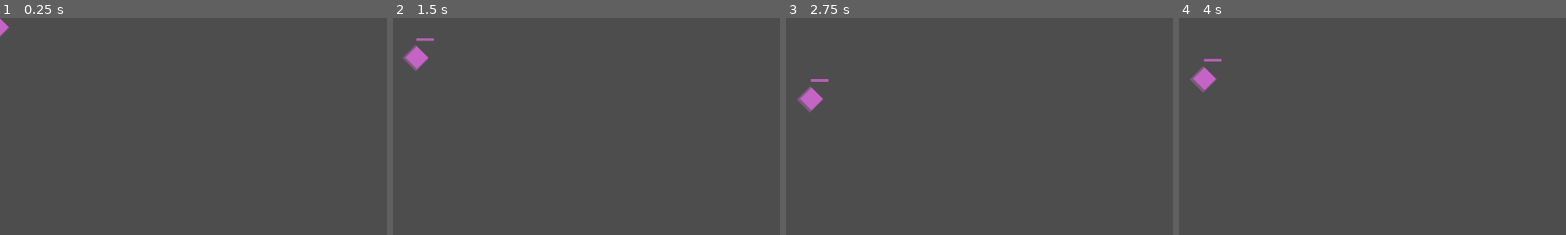
Above: before the commit, frames 1-4 (left to right).
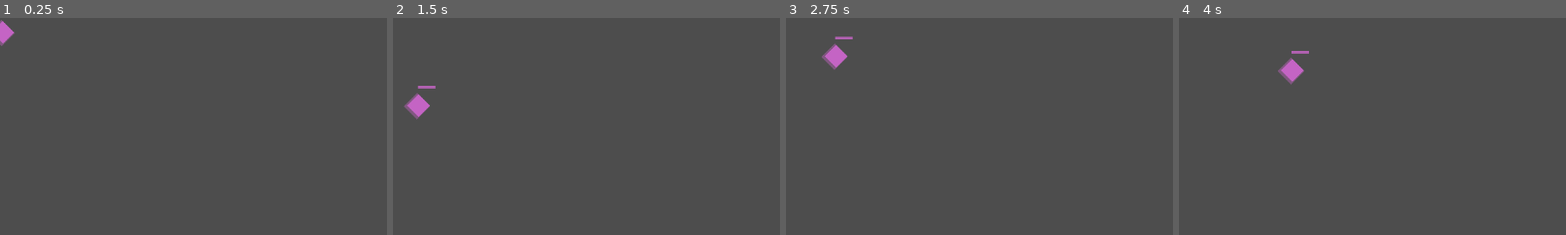
Above: after the commit, the same moments.

Repository: rivie13/CyberCrawler_basic_tower_defense_demo
Game: Godot game, scene res://scenes/RivalHacker.tscn
Same seed, same stepped clock (60 frames per second), same inputs: the game is played once before the commit and once after it. This scene is started directly instead of the project's main scene.
Inputs (mouse positions are % of the whole screen's width and height, from its top left):
- Up to frame 1 (0.25 s): no input
- Up to frame 2 (1.5 s): move the mouse to (72, 45) at 0.52 s; click (72, 45) at 0.67 s; move the mouse to (30, 55) at 1.27 s; click (30, 55) at 1.42 s
- Up to frame 3 (2.75 s): move the mouse to (60, 28) at 2.02 s; click (60, 28) at 2.17 s
- Up to frame 4 (4 s): move the mouse to (45, 70) at 2.77 s; click (45, 70) at 2.92 s; move the mouse to (80, 65) at 3.52 s; click (80, 65) at 3.67 s
The pictures show only the part of the screen within x 0-50%, y 0-50%; the shares and areas given below are measured in that part.

The runs differ from the first frame. In frame 1, 0.2% of the frame differs, in the area x 0-4%, y 0-13%; in frame 2, 1.0%; in frame 3, 1.0%; in frame 4, 1.0%, in the area x 2-34%, y 15-35%.

Commit message:
Adjust RivalHacker and EnemyTower properties for gameplay balance
- Increased movement speed of RivalHacker from 50.0 to 100.0 for improved agility.
- Extended path block interval in RivalHackerManager from 6.0 to 30.0 seconds to reduce frequency of path blocking.
- Decreased damage and health of EnemyTower, adjusting damage from 2 to 1 and health from 15 to 5 for better game balance.

Diff:
--- a/cybercrawler_basictowerdefense/scripts/Rival/RivalHacker.gd
+++ b/cybercrawler_basictowerdefense/scripts/Rival/RivalHacker.gd
@@ -2,7 +2,7 @@
 class_name RivalHacker
 
 # RivalHacker movement and targeting properties
-@export var movement_speed: float = 50.0
+@export var movement_speed: float = 100.0
 @export var detection_range: float = 100.0
 @export var attack_damage: int = 3
 @export var attack_rate: float = 1.5  # Attacks per second
--- a/cybercrawler_basictowerdefense/scripts/Rival/RivalHackerManager.gd
+++ b/cybercrawler_basictowerdefense/scripts/Rival/RivalHackerManager.gd
@@ -32,7 +32,7 @@
 
 # Add a timer for path blocking
 var path_block_timer: Timer
-@export var path_block_interval: float = 6.0  # Time between path blocks
+@export var path_block_interval: float = 30.0  # Time between path blocks (was 6.0)
 
 # Add a timer for non-path blocking (tower placement blocking)
 var non_path_block_timer: Timer
@@ -599,13 +599,29 @@
 	var blockable = path_positions.slice(1, path_positions.size() - 2)
 	if blockable.size() == 0:
 		return
-	var idx = randi() % blockable.size()
-	var grid_pos = blockable[idx]
-	if not grid_manager.is_grid_blocked(grid_pos):
-		grid_manager.set_grid_blocked(grid_pos, true)
-	print("RivalHacker: Blocked path cell at ", grid_pos)
-	# Repair the path using one of the strategies
-	repair_path_after_block()
+	# Shuffle blockable cells to try multiple options
+	var shuffled = blockable.duplicate()
+	shuffled.shuffle()
+	var blocked = false
+	for grid_pos in shuffled:
+		if not grid_manager.is_grid_blocked(grid_pos):
+			# Simulate block
+			grid_manager.set_grid_blocked(grid_pos, true)
+			# Check if a valid path still exists
+			var start = path_positions[0]
+			var end = path_positions[path_positions.size() - 1]
+			var new_path = grid_manager.find_path(start, end)
+			if new_path.size() > 0:
+				print("RivalHacker: Blocked path cell at ", grid_pos)
+				# Repair the path using one of the strategies
+				repair_path_after_block()
+				blocked = true
+				break
+			else:
+				# Undo block if no path exists
+				grid_manager.set_grid_blocked(grid_pos, false)
+	if not blocked:
+		print("RivalHacker: No valid path block found (all would block the path)")
 	# Restart timer
 	path_block_timer.start()
 
--- a/cybercrawler_basictowerdefense/scripts/Tower/EnemyTower.gd
+++ b/cybercrawler_basictowerdefense/scripts/Tower/EnemyTower.gd
@@ -3,10 +3,10 @@
 
 # Tower properties
 @export var tower_range: float = 120.0
-@export var damage: int = 2
+@export var damage: int = 1
 @export var attack_speed: float = 2.0  # Attacks per second
-@export var health: int = 15
-@export var max_health: int = 15
+@export var health: int = 5
+@export var max_health: int = 5
 
 # Cost (for removal reward)
 @export var removal_reward: int = 5
